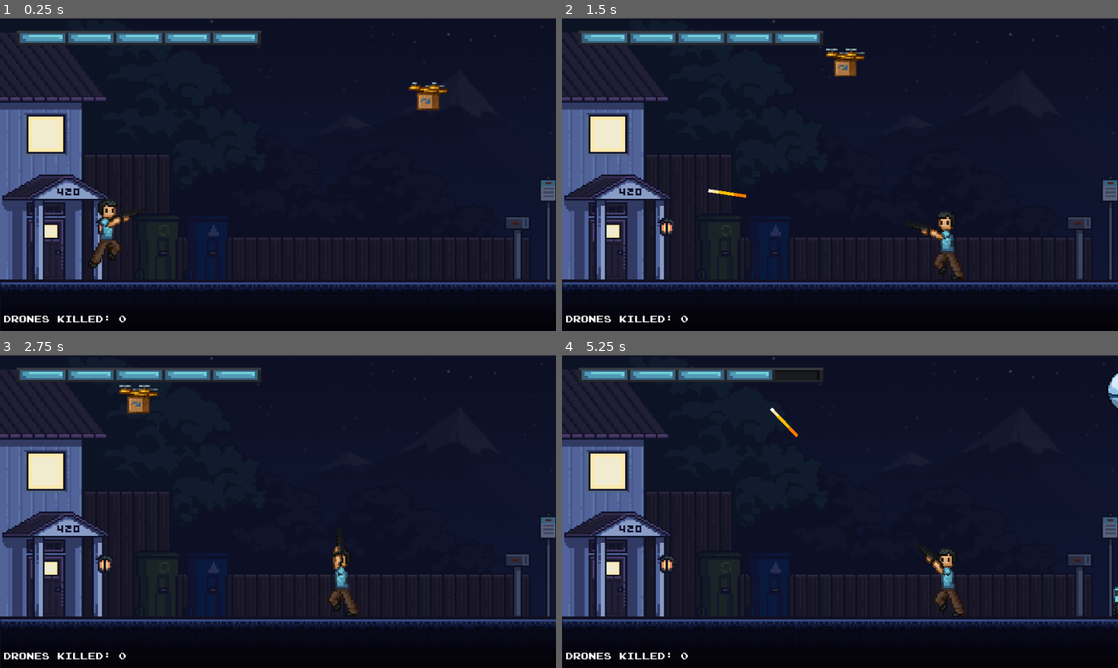
Above: before the commit, frames 1-4 (two rows, left to right).
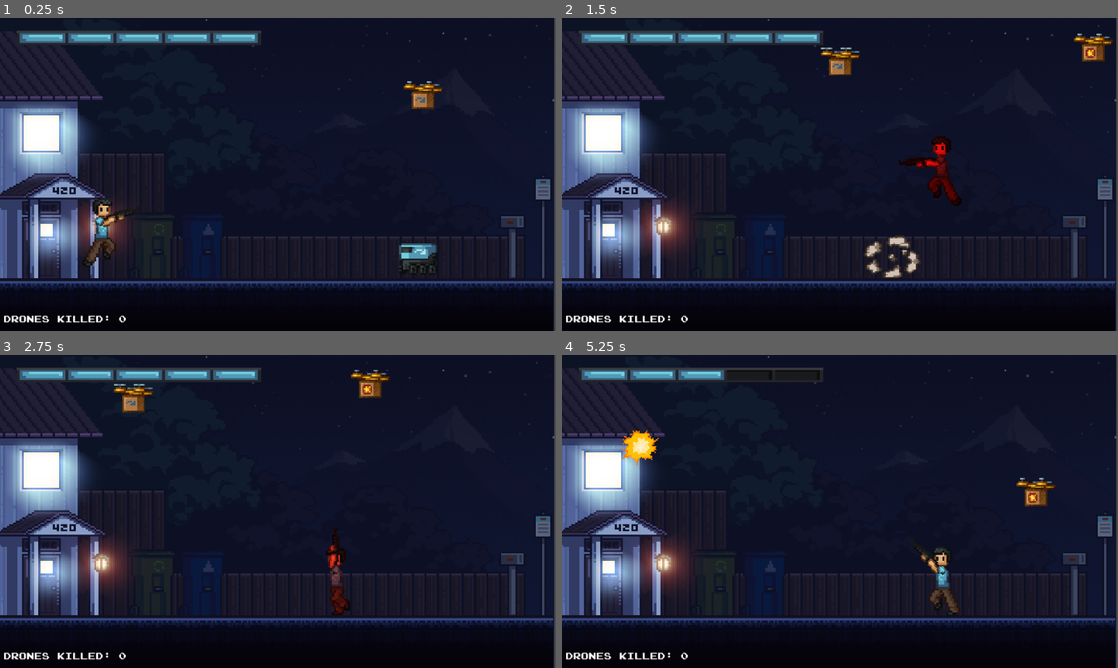
Above: after the commit, the same moments.

Repository: revanj/amazon-defense
Game: Godot game, scene res://GameScene.tscn
The game is run twice, just before and just after one commit, with the same random seed, the same clock (stepped at 60 frames per second) and the same inputs.
Inputs (mouse positions are in pixels of both pictures, inside the frame that each line leads up to):
- Up to frame 1 (0.25 s): no input
- Up to frame 2 (1.5 s): move the mouse to (962, 158) at 0.52 s; hold D (right) from 0.53 s (still down); click (962, 158) at 0.6 s; tap Space (jump) at 0.77 s; move the mouse to (728, 190) at 1.27 s; click (728, 190) at 1.35 s
- Up to frame 3 (2.75 s): tap Space (jump) at 1.52 s; move the mouse to (333, 442) at 2.02 s; release D (right) at 2.03 s; hold A (left) from 2.03 s (still down); click (333, 442) at 2.1 s
- Up to frame 4 (5.25 s): move the mouse to (812, 574) at 2.77 s; release A (left) at 2.78 s; hold D (right) 2.78-4.28 s; click (812, 574) at 2.85 s; tap Space (jump) at 3.02, 3.77, 4.52 s; move the mouse to (1006, 558) at 3.52 s; click (1006, 558) at 3.6 s; move the mouse to (673, 464) at 4.27 s; hold A (left) 4.28-5.03 s; click (673, 464) at 4.35 s; move the mouse to (867, 511) at 5.02 s; hold D (right) from 5.03 s (still down); click (867, 511) at 5.1 s

The runs differ from the first frame. In frame 1, 11% of the frame differs, in the area x 0-100%, y 0-100%; in frame 2, 13%; in frame 3, 12%; in frame 4, 12%.

Commit message:
add cart and drone generation

Diff:
--- /dev/null
+++ b/CartSpawnPoint.gd
@@ -0,0 +1,11 @@
+extends Node2D
+
+
+# Called when the node enters the scene tree for the first time.
+func _ready():
+	pass # Replace with function body.
+
+
+# Called every frame. 'delta' is the elapsed time since the previous frame.
+func _process(delta):
+	pass
--- a/DroneSpawner.gd
+++ b/DroneSpawner.gd
@@ -11,24 +11,97 @@
 var drone_shield_front = preload("res://Prefabs/ForwardShieldededDrone.tscn")
 var blimp = preload("res://Prefabs/Blimp.tscn")
 
-@onready var prefabs = [drone, cart, drone_drop, drone_shield_front, blimp]
-@onready var spawn = [drone_spawn_point, cart_spawn_point, drone_spawn_point, drone_spawn_point, blimp_spawn_point]
-func _ready():
-	var rng = RandomNumberGenerator.new()
-	var last_blimp = false
-	while (true):
-		await timer.timeout
-		var number = rng.randi_range(0,prefabs.size()-1)
-		if last_blimp && number == 4:
-			last_blimp = false
-			continue
-		spawn_drone(prefabs[number], spawn[number])
-		last_blimp = (number == 4)
+var time_started
+var time_elapsed
 
 
+func _ready():
+	time_started = Time.get_ticks_msec() / 1000.0
+	time_elapsed = 0
+	drone_spawn_coro()
+	cart_spawn_coro()
 
-func spawn_drone(enemy, spawn_point):
+
+func _physics_process(delta):
+	time_elapsed = Time.get_ticks_msec() / 1000.0 - time_started
+
+@onready var drone_prefabs = [drone, drone_drop, drone_shield_front]
+func drone_spawn_coro():
+	var base_spawntime = 3
+	# wait out system init
+	await get_tree().create_timer(1).timeout
+	while true:
+		send_drone()
+		var time_to_wait = base_spawntime / (1 + 1.0 / 150.0 * time_elapsed)
+		var p = 1 - 2 / ( 1 + exp(-time_elapsed/150))
+		for x in range(2):
+			var test = randf_range(0,1)
+			if test < p:
+				var interval_time = time_to_wait / 4 * randf_range(0.2, 1.2)
+				await get_tree().create_timer(
+					interval_time
+				).timeout
+				send_drone()
+				time_to_wait -= interval_time
+		await get_tree().create_timer(time_to_wait).timeout
+
+func send_drone():
+	var top = 0
+	var bottom = 285
+	var drone_top_height = 11
+	var drone_bottom_height = 42
+	var max_amp =(
+			(bottom - drone_bottom_height) - (top + drone_top_height)
+		) / 2 * 0.8 # taking up the entire lane seems excessvie
+	var min_amp = 20
+	var min_drone_speed = 150
+	var max_drone_speed = 230
+	var amp = randf_range(min_amp, max_amp)
+	var min_height = top + drone_top_height + amp
+	var max_height = bottom - drone_bottom_height - amp
+	var height = randf_range(min_height, max_height)
+	var speed = (randf_range(min_drone_speed, max_drone_speed)
+			* log(exp(1) + time_elapsed / 500)
+	)
+	var drone = spawn_drone(
+		drone_prefabs[randi_range(0,len(drone_prefabs)-1)],
+		drone_spawn_point.global_position.x,
+		height
+		)
+	drone.global_position.x = drone_spawn_point.global_position.x
+	drone.amp = amp
+	drone.starting_height = height
+	drone.move_speed = speed
+
+func cart_spawn_coro():
+	await get_tree().create_timer(3).timeout
+	while true:
+		var base_spawn_time = 3
+		send_cart()
+		var time_to_wait = base_spawn_time / (1 + 1 / 100 * time_elapsed)
+		await get_tree().create_timer(time_to_wait).timeout
+
+func send_cart():
+	var min_cart_speed = 130
+	var max_cart_speed = 160
+	var speed = (randf_range(min_cart_speed, max_cart_speed)
+			* log(exp(1) + time_elapsed / 600)
+			)
+	var inst = spawn_drone(cart,
+		cart_spawn_point.global_position.x,
+		cart_spawn_point.global_position.y)
+	inst.global_position = cart_spawn_point.global_position
+	inst.move_speed = speed
+	inst.moving = true
+
+func blimp_spawn_coro():
+	pass
+
+func spawn_drone(enemy, spawn_x, spawn_y):
 	var inst = enemy.instantiate()
-	inst.global_position = spawn_point.global_position
-	inst.starting_height = spawn_point.global_position.y
+	inst.global_position.x = spawn_x
+	inst.starting_height = spawn_y
 	get_tree().get_current_scene().add_child(inst)
+	inst.global_position.x = spawn_x
+
+	return inst # return the instance for further processing
--- a/GameScene.tscn
+++ b/GameScene.tscn
@@ -6,10 +6,12 @@
 [ext_resource type="PackedScene" uid="uid://ci2fxq0ntbt3f" path="res://Prefabs/Drone.tscn" id="2_u1ppu"]
 [ext_resource type="Texture2D" uid="uid://b6bi6dfx57gj3" path="res://Art/background/background.png" id="3_fygss"]
 [ext_resource type="Script" path="res://Scripts/Bookkeeper.gd" id="3_hrm4a"]
+[ext_resource type="Script" path="res://CartSpawnPoint.gd" id="4_es1qq"]
 [ext_resource type="Script" path="res://WorldBoundDestroy.gd" id="5_2u2jn"]
 [ext_resource type="Texture2D" uid="uid://dualwovlk05wq" path="res://Art/background/house.png" id="5_aa7wd"]
 [ext_resource type="Texture2D" uid="uid://dj0nxphlwq5bs" path="res://Art/background/ground.png" id="7_oo481"]
 [ext_resource type="PackedScene" uid="uid://dtiqxsodrnmd8" path="res://Prefabs/UI.tscn" id="9_pvex6"]
+[ext_resource type="PackedScene" uid="uid://dngh7kwsiyjef" path="res://Prefabs/Cart.tscn" id="11_i6pl2"]
 
 [sub_resource type="SegmentShape2D" id="SegmentShape2D_i6dii"]
 a = Vector2(-500, 0)
@@ -60,7 +62,8 @@
 position = Vector2(1038, 92)
 
 [node name="CartSpawnPoint" type="Node2D" parent="DroneSpawner"]
-position = Vector2(1017.5, 453)
+position = Vector2(1015, 453)
+script = ExtResource("4_es1qq")
 
 [node name="BlimpSpawnPoint" type="Node2D" parent="DroneSpawner"]
 position = Vector2(1257.02, 66.9044)
@@ -102,8 +105,8 @@
 
 [node name="House2" type="Sprite2D" parent="House"]
 texture_filter = 1
-position = Vector2(29.8106, 109.616)
-scale = Vector2(3.51786, 3.02113)
+position = Vector2(70.8106, 109.616)
+scale = Vector2(3.57692, 3.02113)
 texture = ExtResource("5_aa7wd")
 
 [node name="CharacterBody2D" parent="." instance=ExtResource("1_wrjia")]
@@ -140,6 +143,12 @@
 
 [node name="CanvasLayer" parent="." instance=ExtResource("9_pvex6")]
 
+[node name="Camera2D" type="Camera2D" parent="."]
+position = Vector2(489, 272)
+
+[node name="Cart" parent="." instance=ExtResource("11_i6pl2")]
+position = Vector2(769, 444)
+
 [connection signal="area_entered" from="House/Area2D" to="Bookkeeper" method="on_enemy_entered"]
 [connection signal="body_entered" from="House/Area2D" to="Bookkeeper" method="on_area_2d_body_entered"]
 [connection signal="area_entered" from="Bounds" to="Bounds" method="on_area_entered"]
--- a/Prefabs/Cart.gd
+++ b/Prefabs/Cart.gd
@@ -1,10 +1,10 @@
-extends AnimatableBody2D
+extends Node2D
 
 # group enemy
 @export var damage = 1
 var health = 2
 
-var move_speed = 150
+var move_speed = 150.0
 @onready var starting_height = global_position.y
 
 var moving = true
@@ -23,6 +23,7 @@
 		die()
 
 func die():
+	print("cart die")
 	if !moving:
 		return
 	moving = false
@@ -40,6 +41,7 @@
 	queue_free()
 
 func collide():
+	print("cart collide")
 	if !moving:
 		return
 	ScoreKeeper.score += 1
--- a/Prefabs/Cart.tscn
+++ b/Prefabs/Cart.tscn
@@ -17,9 +17,6 @@
 size = Vector2(83.3333, 67.5)
 
 [sub_resource type="RectangleShape2D" id="RectangleShape2D_5rm0p"]
-
-[sub_resource type="RectangleShape2D" id="RectangleShape2D_cnyst"]
-size = Vector2(78, 68)
 
 [sub_resource type="SpriteFrames" id="SpriteFrames_0776q"]
 animations = [{
@@ -78,7 +75,10 @@
 "speed": 12.0
 }]
 
-[node name="Cart" type="AnimatableBody2D" groups=["enemy"]]
+[sub_resource type="RectangleShape2D" id="RectangleShape2D_3lfro"]
+size = Vector2(77.381, 63.75)
+
+[node name="Cart" type="Area2D" groups=["enemy"]]
 scale = Vector2(0.84, 0.8)
 script = ExtResource("1_k4s48")
 
@@ -96,11 +96,6 @@
 position = Vector2(0, -33)
 scale = Vector2(3.56, 1)
 shape = SubResource("RectangleShape2D_5rm0p")
-
-[node name="CollisionShape2D" type="CollisionShape2D" parent="."]
-position = Vector2(-0.315716, -32.25)
-shape = SubResource("RectangleShape2D_cnyst")
-debug_color = Color(0.984314, 0, 0.337255, 0.419608)
 
 [node name="AnimatedSprite2D" type="AnimatedSprite2D" parent="."]
 texture_filter = 1
@@ -126,5 +121,9 @@
 scale = Vector2(2.57143, 2.35)
 sprite_frames = SubResource("SpriteFrames_1a3ur")
 
+[node name="CollisionShape2D" type="CollisionShape2D" parent="."]
+position = Vector2(-0.595239, -34.375)
+shape = SubResource("RectangleShape2D_3lfro")
+
 [connection signal="body_entered" from="Area2D" to="." method="on_hurtbox_body_entered"]
 [connection signal="body_entered" from="Top" to="." method="on_top_body_entered"]
--- a/Scripts/Drone.gd
+++ b/Scripts/Drone.gd
@@ -7,6 +7,11 @@
 var moving = true
 
 var move_speed = 200
+
+var phase = 0
+var ang_freq = 0.001 * 4
+var amp = 50
+
 @onready var starting_height = global_position.y
 
 @onready var shot_death_anim = $ShotDeathAnim
@@ -17,8 +22,8 @@
 		return
 	global_position.x -= delta * move_speed
 	global_position.y = starting_height + sin(
-		Time.get_ticks_msec() * 0.001 * 4
-	) * 50
+		Time.get_ticks_msec() * ang_freq
+	) * amp
 
 func hurt(bullet_damage):
 	health -= bullet_damage
--- a/project.godot
+++ b/project.godot
@@ -62,3 +62,5 @@
 
 renderer/rendering_method="gl_compatibility"
 renderer/rendering_method.mobile="gl_compatibility"
+textures/vram_compression/import_s3tc_bptc=false
+textures/canvas_textures/default_texture_filter=0
Binary file changed: Art/background/house.png
Binary file added: Art/background/house_glow.png
Not shown, added: Art/background/house_glow.png.import
Not shown: 1 places in GameScene.tscn that only renumber resources
